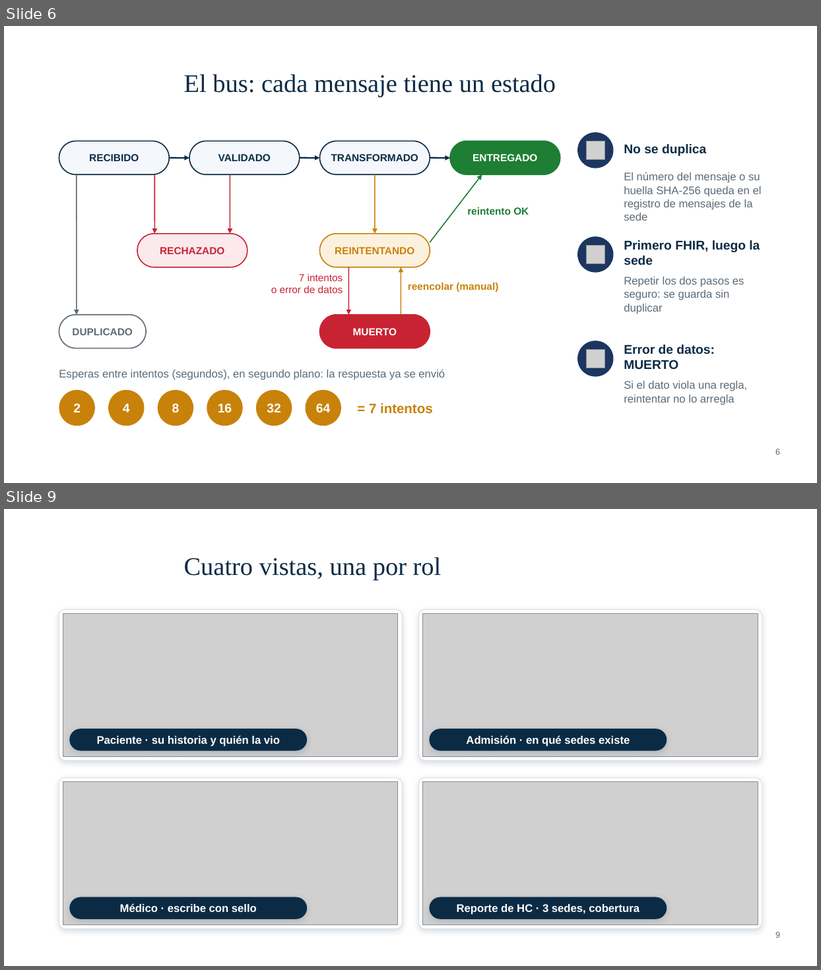
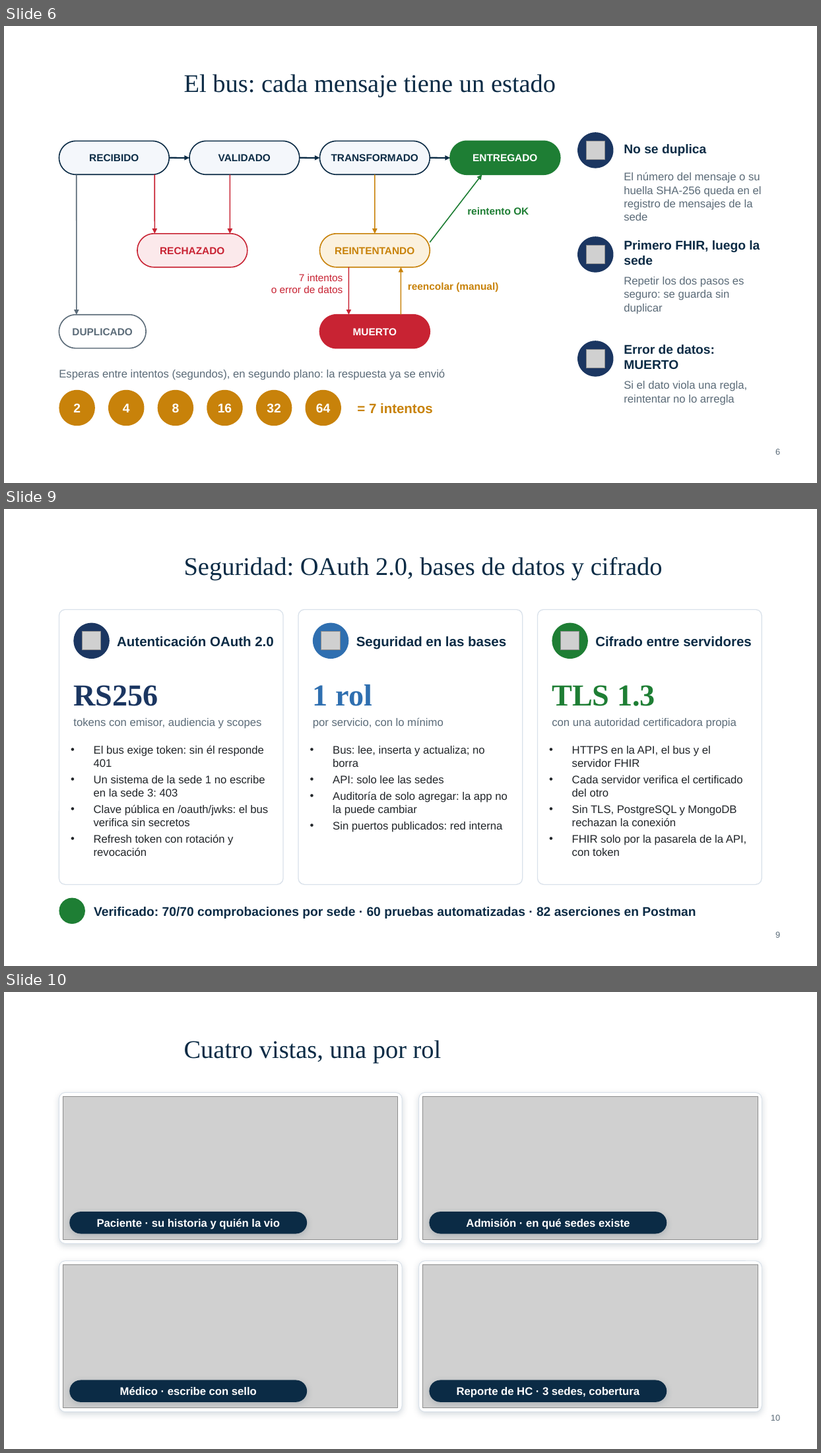
Before and after one commit to jose18000/Parcial-Final-Sistemas-Distribuidos-Plataforma-de-Interoperabilidad-en-Salud, a slide deck: docs/presentacion/Presentacion_Sustentacion.pptx. Shown one above the other, each under a label of ours: slides 6 and 9 before the commit, slides 6, 9 and 10 after it; the slides between them are not shown. The pictures are 821x970 and 821x1453 pixels, drawn with LibreOffice and Linux fonts; fonts in the diff are those of the drawing; grey boxes stand for pictures; background and template pictures are left out. Boxes give left, top, right and bottom in pixels: in the first picture for what was removed or moved away, otherwise in the second. Text is boxed around its words. In the diff, an @@ line names an element or a change of style, - is before the commit and + after.

Commit message:
docs: informe, presentación y guion con la sección de seguridad

```diff
--- a/docs/presentacion/Presentacion_Sustentacion.pptx
+++ b/docs/presentacion/Presentacion_Sustentacion.pptx
@@ slide 9 added at <box>4,509,817,966</box>, background picture (left out) @@
@@ title added at <box>184,557,663,581</box>, 30 pt, text #0B2B45 @@
+Seguridad: OAuth 2.0, bases de datos y cifrado
@@ rounded rectangle added at <box>59,609,283,885</box>, fill #FFFFFF, outline #D9E1EA 1 pt @@
@@ ellipse added at <box>73,623,110,659</box>, fill #1B3661 @@
@@ rounded rectangle added at <box>298,609,523,885</box>, fill #FFFFFF, outline #D9E1EA 1 pt @@
@@ ellipse added at <box>313,623,349,659</box>, fill #2F6FB0 @@
@@ rounded rectangle added at <box>538,609,762,885</box>, fill #FFFFFF, outline #D9E1EA 1 pt @@
@@ ellipse added at <box>552,623,588,659</box>, fill #1E7E34 @@
@@ picture added at <box>82,632,101,650</box> @@
@@ text added at <box>117,636,273,647</box>, 16 pt, text #0B2B45, bold @@
+Autenticación OAuth 2.0
@@ picture added at <box>322,632,341,650</box> @@
@@ text added at <box>356,636,506,650</box>, 16 pt, text #0B2B45, bold @@
+Seguridad en las bases
@@ picture added at <box>561,632,580,650</box> @@
@@ text added at <box>595,636,752,647</box>, 16 pt, text #0B2B45, bold @@
+Cifrado entre servidores
@@ text added at <box>73,685,158,706</box>, 36 pt, text #1B3661, bold @@
+RS256
@@ text added at <box>313,685,373,706</box>, 36 pt, text #2F6FB0, bold @@
+1 rol
@@ text added at <box>552,685,655,706</box>, 36 pt, text #1E7E34, bold @@
+TLS 1.3
@@ text added at <box>73,718,262,729</box>, 13 pt, text #5B6B78 @@
+tokens con emisor, audiencia y scopes
@@ text added at <box>313,718,444,729</box>, 13 pt, text #5B6B78 @@
+por servicio, con lo mínimo
@@ text added at <box>552,718,737,729</box>, 13 pt, text #5B6B78 @@
+con una autoridad certificadora propia
@@ text added at <box>94,745,268,856</box>, 13 pt, text #212529 @@
+• El bus exige token: sin él responde 401
+• Un sistema de la sede 1 no escribe en la sede 3: 403
+• Clave pública en /oauth/jwks: el bus verifica sin secretos
+• Refresh token con rotación y revocación
@@ text added at <box>333,746,508,832</box>, 13 pt, text #212529 @@
+• Bus: lee, inserta y actualiza; no borra
+• API: solo lee las sedes
+• Auditoría de solo agregar: la app no la puede cambiar
+• Sin puertos publicados: red interna
@@ text added at <box>572,746,746,856</box>, 13 pt, text #212529 @@
+• HTTPS en la API, el bus y el servidor FHIR
+• Cada servidor verifica el certificado del otro
+• Sin TLS, PostgreSQL y MongoDB rechazan la conexión
+• FHIR solo por la pasarela de la API, con token
@@ ellipse added at <box>59,898,85,924</box>, fill #1E7E34 @@
@@ text added at <box>94,907,696,919</box>, 15 pt, text #0B2B45, bold @@
+Verificado: 70/70 comprobaciones por sede · 60 pruebas automatizadas · 82 aserciones en Postman
@@ page number added at <box>776,932,780,938</box>, 10 pt, text #5B6B78 @@
+9
@@ what was slide 9 is now slide 10 @@
@@ page number at <box>771,1415,780,1421</box>: text changed @@
-9
+10
```
Also in this commit, not shown: 7 slides changed, 5 other files.
